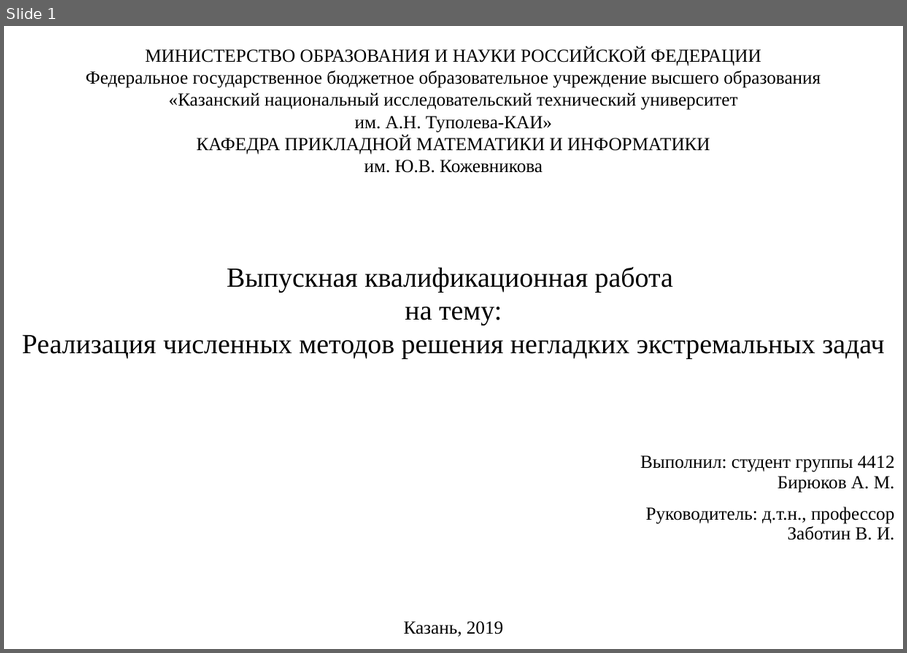
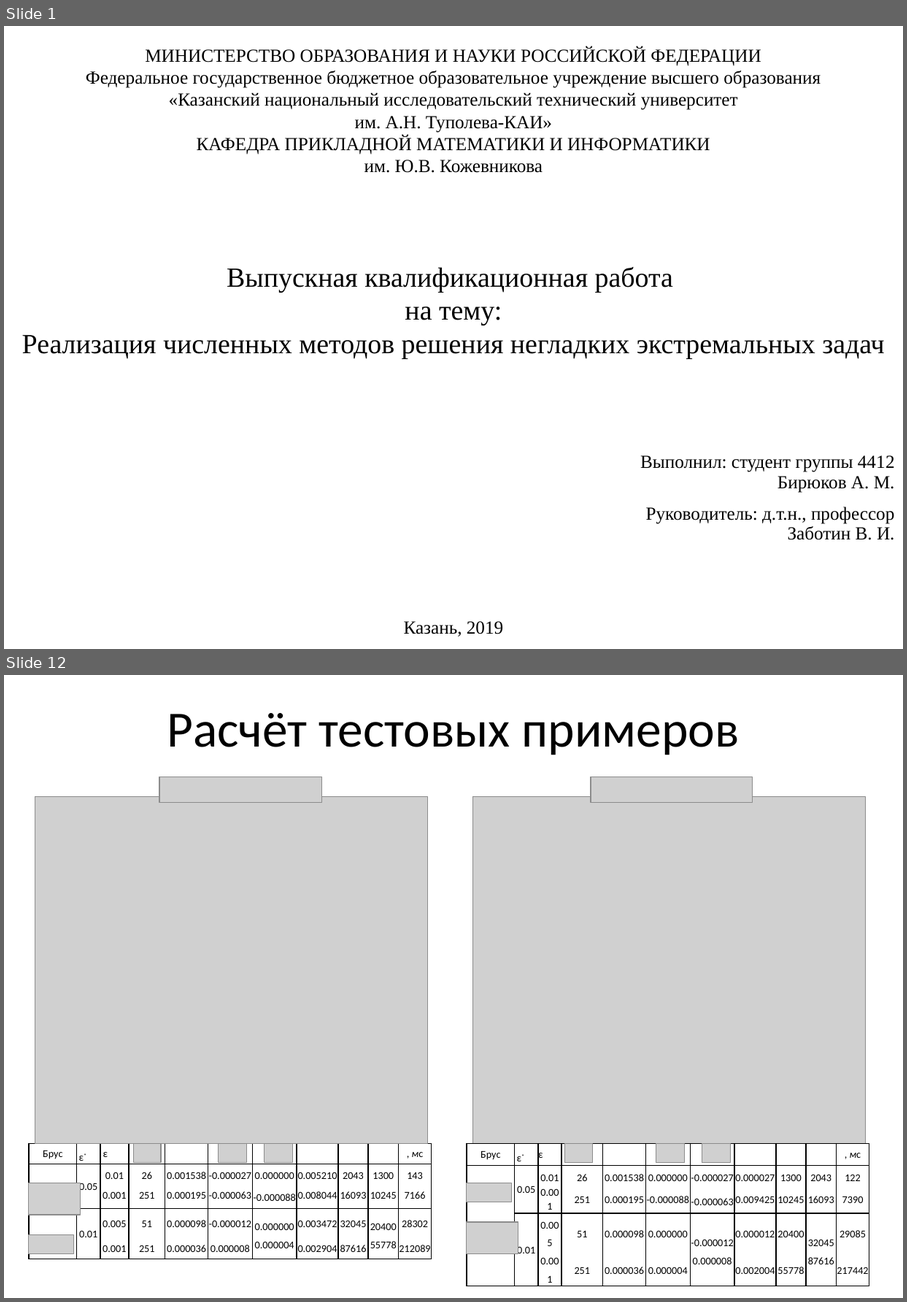
Before and after one commit to EgoPingvina/LipshMinimization, a slide deck: Documentation/Презентация Бирюков 4412.pptx. Shown one above the other, each under a label of ours: slide 1 before the commit, slides 1 and 12 after it; the slides between them are not shown. The pictures are 907x653 and 907x1302 pixels, drawn with LibreOffice and Linux fonts; fonts in the diff are those of the drawing; grey boxes stand for pictures; background and template pictures are left out. Boxes give left, top, right and bottom in pixels: in the first picture for what was removed or moved away, otherwise in the second. Text is boxed around its words. In the diff, an @@ line names an element or a change of style, - is before the commit and + after.

```diff
--- a/Documentation/Презентация Бирюков 4412.pptx
+++ b/Documentation/Презентация Бирюков 4412.pptx
@@ slide 12 added at [4, 675, 903, 1298], background #FFFFFF @@
@@ text added at [167, 713, 739, 755], 44 pt, text #000000 @@
+Расчёт тестовых примеров
@@ picture added at [159, 777, 322, 802] @@
@@ picture added at [591, 777, 753, 802] @@
@@ picture added at [35, 797, 427, 1144] @@
@@ picture added at [473, 797, 865, 1144] @@
@@ table added at [29, 1144, 435, 1261], 7 rows, 12 columns @@
+Брус | ε* | ε |  |  |  |  |  |  |  | , мс | 
+ | 0.05 | 0.01 | 26 | 0.001538 | -0.000027 | 0.000000 | 0.005210 | 2043 | 1300 | 143 | 
+ |  | 0.001 | 251 | 0.000195 | -0.000063 | -0.000088 | 0.008044 | 16093 | 10245 | 7166 | 
+ |  |  |  |  |  |  |  |  |  |  | 
+ | 0.01 | 0.005 | 51 | 0.000098 | -0.000012 | 0.000000 / 0.000004 | 0.003472 | 32045 | 20400 / 55778 | 28302 | 
+ |  |  |  |  |  |  |  |  |  |  | 
+ |  | 0.001 | 251 | 0.000036 | 0.000008 |  | 0.002904 | 87616 |  | 212089 | 
@@ picture added at [133, 1144, 161, 1163] @@
@@ picture added at [218, 1144, 246, 1163] @@
@@ picture added at [264, 1144, 292, 1163] @@
@@ table added at [467, 1144, 873, 1277], 7 rows, 12 columns @@
+Брус | ε* | ε |  |  |  |  |  |  |  | , мс | 
+ | 0.05 | 0.01 | 26 | 0.001538 | 0.000000 | -0.000027 | 0.000027 | 1300 | 2043 | 122 | 
+ |  | 0.001 | 251 | 0.000195 | -0.000088 | -0.000063 | 0.009425 | 10245 | 16093 | 7390 | 
+ |  |  |  |  |  |  |  |  |  |  | 
+ | 0.01 | 0.005 | 51 | 0.000098 | 0.000000 | -0.000012 / 0.000008 | 0.000012 | 20400 | 32045 / 87616 | 29085 | 
+ |  |  |  |  |  |  |  |  |  |  | 
+ |  | 0.001 | 251 | 0.000036 | 0.000004 |  | 0.002004 | 55778 |  | 217442 | 
@@ picture added at [565, 1144, 593, 1163] @@
@@ picture added at [657, 1144, 685, 1163] @@
@@ picture added at [703, 1144, 730, 1163] @@
@@ picture added at [29, 1182, 81, 1214] @@
@@ picture added at [467, 1182, 511, 1201] @@
@@ picture added at [467, 1222, 518, 1254] @@
@@ picture added at [29, 1235, 74, 1254] @@
```
Also in this commit, not shown: 15 other slides added, 1 slide removed.
